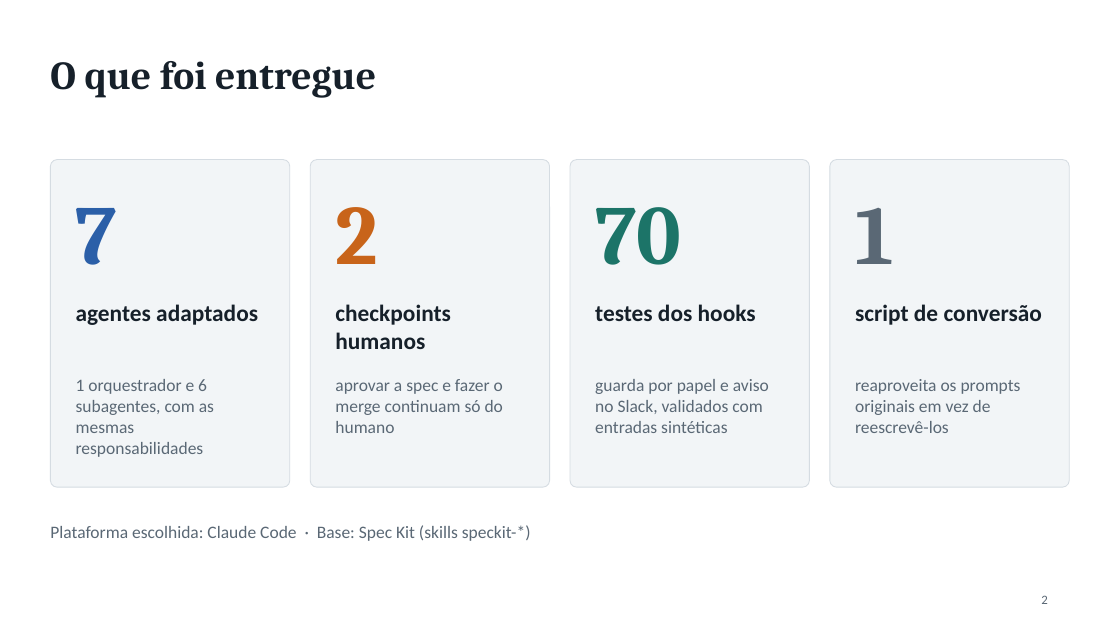
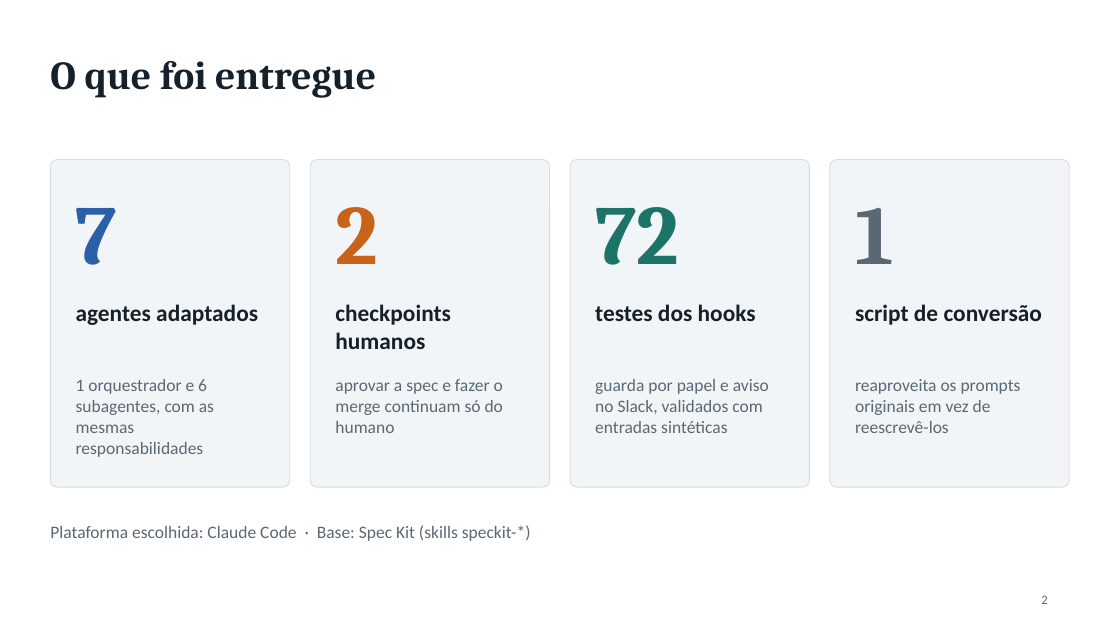
Before and after one commit to liviagomes30/fabrica-petcontrol, a slide deck: slide 2 of docs/fabrica/apresentacao-fabrica-claude-code.pptx. Drawn at 1120x630 pixels with LibreOffice and Linux fonts; fonts in the diff are those of the drawing. Boxes give left, top, right and bottom in pixels: in the first picture for what was removed or moved away, otherwise in the second. Text is boxed around its words. In the diff, an @@ line names an element or a change of style, - is before the commit and + after.

```diff
--- a/docs/fabrica/apresentacao-fabrica-claude-code.pptx
+++ b/docs/fabrica/apresentacao-fabrica-claude-code.pptx
@@ text at [595,207,679,265]: text changed @@
-70
+72
```
Also in this commit, not shown: 1 other slide changed, 6 other files.
